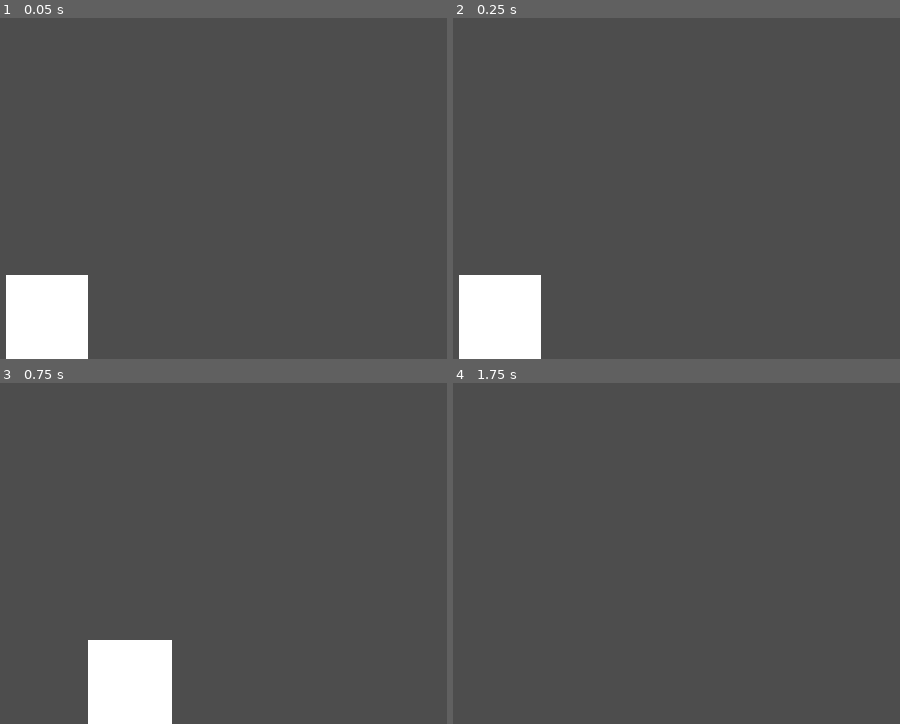
Above: before the commit, frames 1-4 (two rows, left to right).
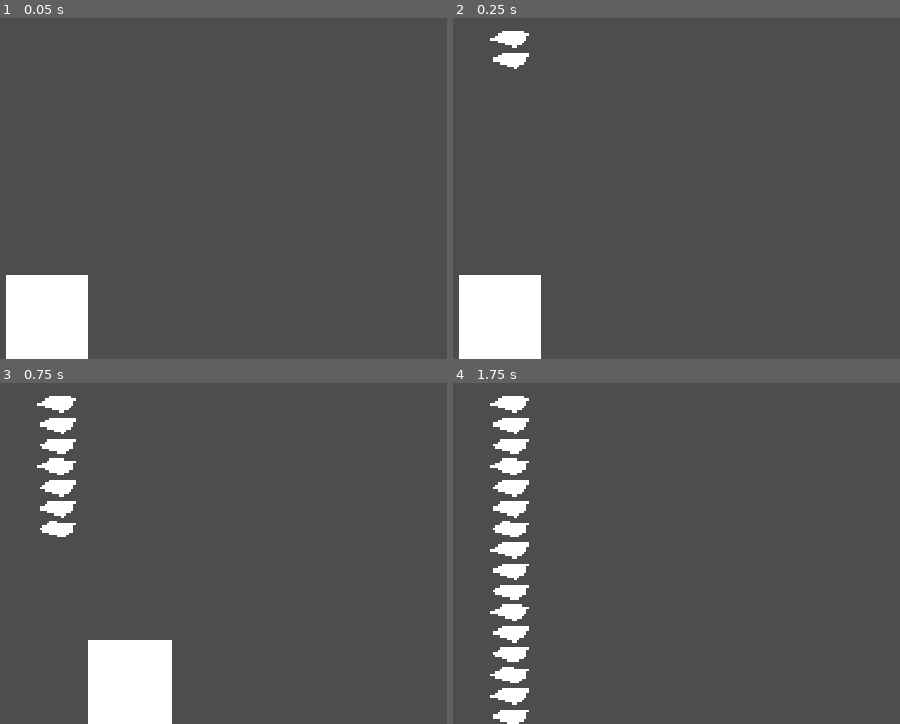
Above: after the commit, the same moments.

Repository: cN3rd/ggj2026
Game: Godot game, scene res://main.tscn
Same seed, same stepped clock (60 frames per second), same inputs: the game is played once before the commit and once after it.
Inputs:
- Up to frame 1 (0.05 s): no input
- Up to frame 2 (0.25 s): no input
- Up to frame 3 (0.75 s): hold D (right) from 0.53 s (still down)
- Up to frame 4 (1.75 s): release D (right) at 1.28 s; hold S (down) from 1.28 s (still down)

Frame 1 is identical in both runs. In frame 2, 0.5% of the frame differs, in the area x 8-18%, y 3-15%; in frame 3, 1.8%; in frame 4, 4.1%, in the area x 8-18%, y 3-100%.

Commit message:
Add emitter, basic shot pattern

Diff:
--- a/main.tscn
+++ b/main.tscn
@@ -1,8 +1,10 @@
 [gd_scene format=3 uid="uid://dt6ifrvrfadv2"]
 
 [ext_resource type="Script" uid="uid://b0vl1jc2ice11" path="res://scripts/player.gd" id="1_ig7tw"]
+[ext_resource type="Script" uid="uid://cov6162x2erkx" path="res://scripts/emitter.gd" id="2_0xm2m"]
 
 [sub_resource type="CircleShape2D" id="CircleShape2D_7dm0k"]
+radius = 150.0
 
 [node name="Node2D" type="Node2D" unique_id=227929407]
 
@@ -17,3 +19,13 @@
 scale = Vector2(10, 10)
 polygon = PackedVector2Array(-10, -10, 10, -10, 10, 10, -10, 10)
 uv = PackedVector2Array(288, 8)
+
+[node name="Emitter" type="Node2D" parent="." unique_id=944635196 node_paths=PackedStringArray("shot_layer")]
+position = Vector2(984, 287)
+script = ExtResource("2_0xm2m")
+shot_time = 0.1
+shot_layer = NodePath("../shot_layer")
+
+[node name="shot_layer" type="Node2D" parent="." unique_id=1350823798]
+
+[connection signal="area_entered" from="Player" to="Player" method="_on_area_entered"]
--- /dev/null
+++ b/scripts/emitter.gd
@@ -0,0 +1,16 @@
+extends Node2D
+
+const shot := preload("res://scrolling_shot.tscn")
+var rng := RandomNumberGenerator.new()
+@export var shot_time: float = 1
+@export var shot_layer : Node2D
+
+var timer : float = 0
+
+func _physics_process(delta: float) -> void:
+	timer += delta
+	if timer >= shot_time:
+		var shotInstance : Node2D = shot.instantiate()
+		shotInstance.position = self.position
+		shot_layer.add_child(shotInstance)
+		timer -= shot_time
--- /dev/null
+++ b/scrolling_shot.tscn
@@ -0,0 +1,49 @@
+[gd_scene format=3 uid="uid://biuja7qx0t6q0"]
+
+[ext_resource type="PackedScene" uid="uid://cjutvbdujaeol" path="res://shot.tscn" id="1_igr5w"]
+
+[sub_resource type="Animation" id="Animation_1bvp3"]
+length = 0.001
+tracks/0/type = "value"
+tracks/0/imported = false
+tracks/0/enabled = true
+tracks/0/path = NodePath("Shot:position")
+tracks/0/interp = 1
+tracks/0/loop_wrap = true
+tracks/0/keys = {
+"times": PackedFloat32Array(0),
+"transitions": PackedFloat32Array(1),
+"update": 0,
+"values": [Vector2(0, 0)]
+}
+
+[sub_resource type="Animation" id="Animation_h2yge"]
+resource_name = "shot_movement"
+length = 2.0
+tracks/0/type = "value"
+tracks/0/imported = false
+tracks/0/enabled = true
+tracks/0/path = NodePath("Shot:position")
+tracks/0/interp = 1
+tracks/0/loop_wrap = true
+tracks/0/keys = {
+"times": PackedFloat32Array(0, 2),
+"transitions": PackedFloat32Array(1, 1),
+"update": 0,
+"values": [Vector2(0, 0), Vector2(0, 1000)]
+}
+
+[sub_resource type="AnimationLibrary" id="AnimationLibrary_1bvp3"]
+_data = {
+&"RESET": SubResource("Animation_1bvp3"),
+&"shot_movement": SubResource("Animation_h2yge")
+}
+
+[node name="scrolling_shot" type="Node2D" unique_id=1341587783]
+
+[node name="Shot" parent="." unique_id=143353712 instance=ExtResource("1_igr5w")]
+position = Vector2(0, 1000)
+
+[node name="AnimationPlayer" type="AnimationPlayer" parent="." unique_id=948720595]
+libraries/ = SubResource("AnimationLibrary_1bvp3")
+autoplay = &"shot_movement"
--- /dev/null
+++ b/shot.tscn
@@ -0,0 +1,19 @@
+[gd_scene format=3 uid="uid://cjutvbdujaeol"]
+
+[ext_resource type="Script" uid="uid://dg5u4yfnmgi47" path="res://scripts/shot.gd" id="1_awion"]
+
+[sub_resource type="CircleShape2D" id="CircleShape2D_1bvp3"]
+radius = 50.0
+
+[node name="Shot" type="Node2D" unique_id=143353712]
+script = ExtResource("1_awion")
+damage = 10
+
+[node name="Area2D" type="Area2D" parent="." unique_id=1833640360]
+
+[node name="CollisionShape2D" type="CollisionShape2D" parent="Area2D" unique_id=513096179]
+shape = SubResource("CircleShape2D_1bvp3")
+
+[node name="Polygon2D" type="Polygon2D" parent="Area2D" unique_id=1915473033]
+polygon = PackedVector2Array(-46.34851, 1.321929, -14.339403, -18.07753, 43.85897, -15.6525955, 39.009106, 4.716835, 12.819838, 21.69136)
+uv = PackedVector2Array(-85, -13, -19, -53, 101, -48, 91, -6, 37, 29)
Not shown, added: scripts/emitter.gd.uid
